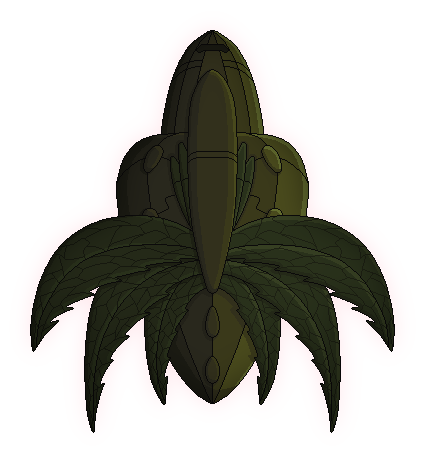
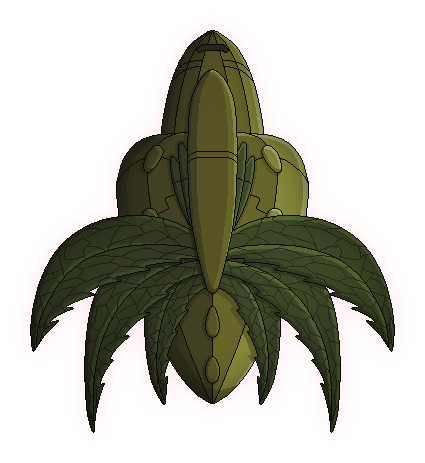
Two versions of the same layered image (425×463). Layer-by-layer changes:
removed group "base" (7 layers) over left=31, top=31, right=394, bottom=432
removed group "leafV2" (4 layers) from group "base" over left=31, top=215, right=394, bottom=432
removed layer "detailingLeaf copy" from group "leafV2" over left=31, top=217, right=204, bottom=428
moved "detailingLeaf" out of group "leafV2", painted on it over left=31, top=217, right=394, bottom=428
removed layer "leftLitLeaf" from group "leafV2" over left=31, top=215, right=212, bottom=432
removed layer "rightLitLeaf" from group "leafV2" over left=216, top=215, right=394, bottom=432
removed layer "hullDetailing" from group "base" over left=139, top=132, right=283, bottom=403
renamed "shipBase2" to "base", moved it out of group "base", painted on it over left=31, top=31, right=394, bottom=432
